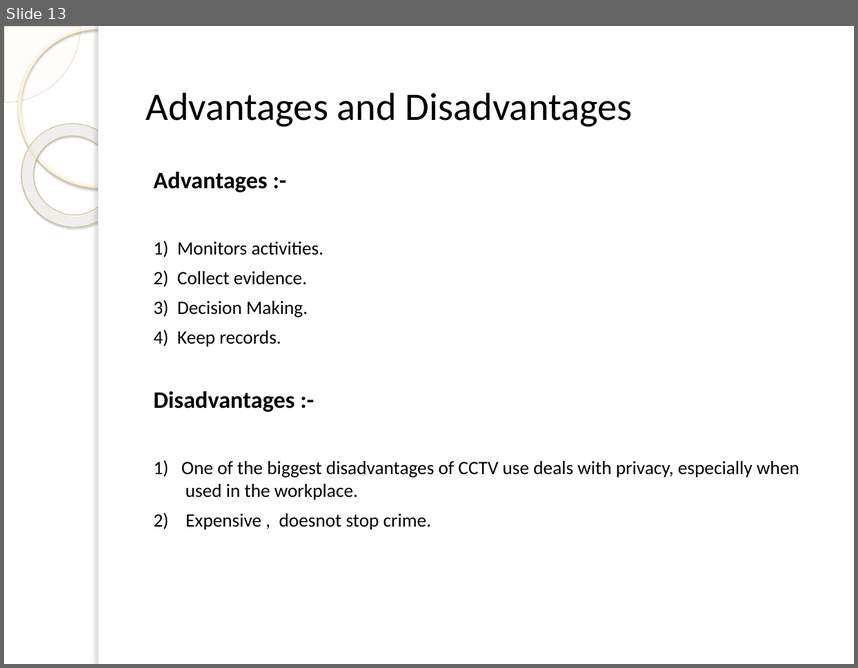
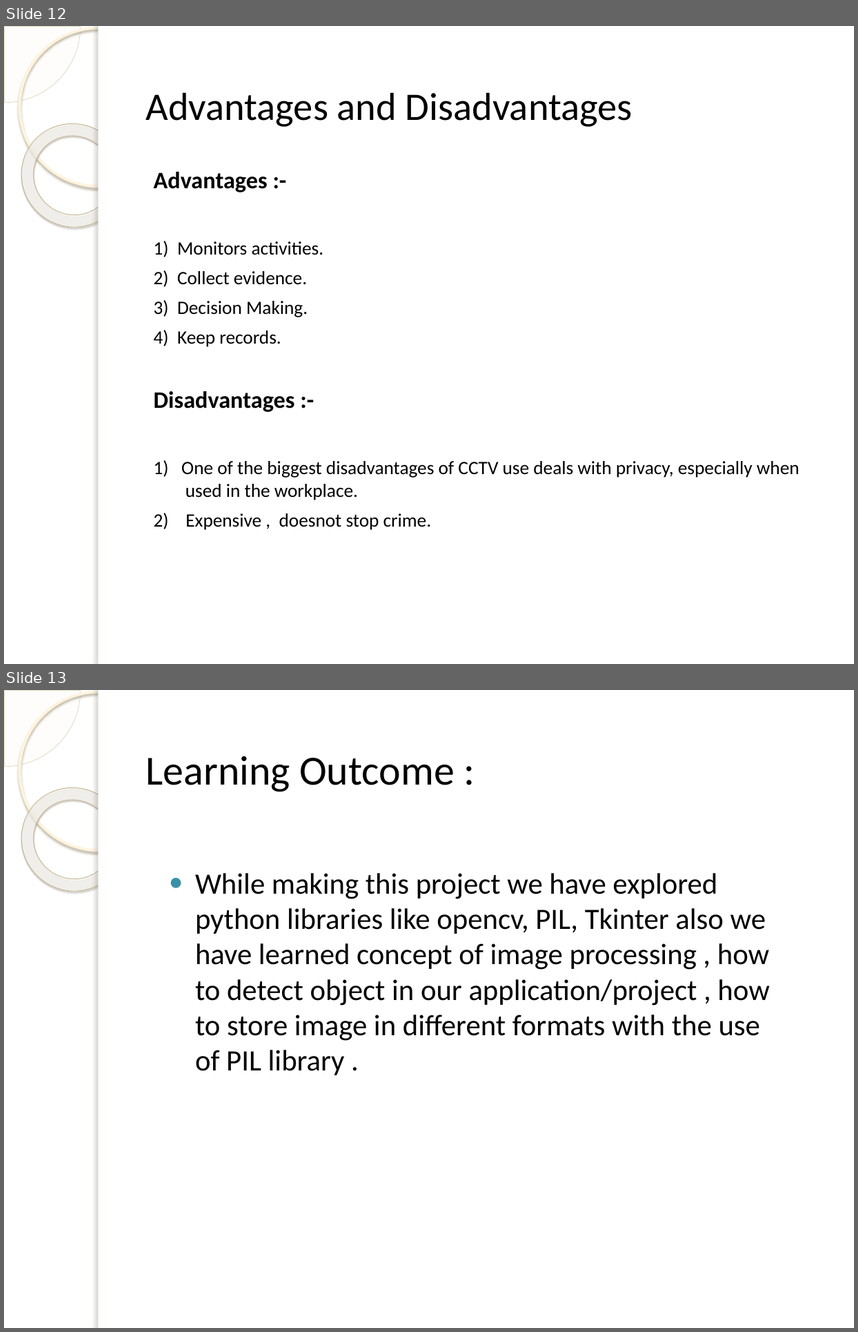
Before and after one commit to krushnal111/SGP-Final-Semester, a slide deck: SMART CCTV.pptx. Shown one above the other, each under a label of ours: slide 13 before the commit, slides 12 and 13 after it. The pictures are 858x668 and 858x1332 pixels, drawn with LibreOffice and Linux fonts; fonts in the diff are those of the drawing; background and template pictures are left out. Boxes give left, top, right and bottom in pixels: in the first picture for what was removed or moved away, otherwise in the second. Text is boxed around its words. In the diff, an @@ line names an element or a change of style, - is before the commit and + after.

```diff
--- a/SMART CCTV.pptx
+++ b/SMART CCTV.pptx
@@ slide 13 added at bbox=[4, 690, 854, 1328], background picture (left out); not listed: 5 template elements that a slide beside it also shows @@
@@ title added at bbox=[146, 756, 455, 792], 35 pt, text #000000 @@
+Learning Outcome :
@@ text added at bbox=[195, 873, 769, 1075], 25 pt, text #000000 @@
+● While making this project we have explored python libraries like opencv, PIL, Tkinter also we have learned concept of image processing , how to detect object in our application/project , how to store image in different formats with the use of PIL library .
@@ what was slide 13 is now slide 12 @@
```
Also in this commit, not shown: 6 slides changed, 1 other slide added, 2 slides removed.
